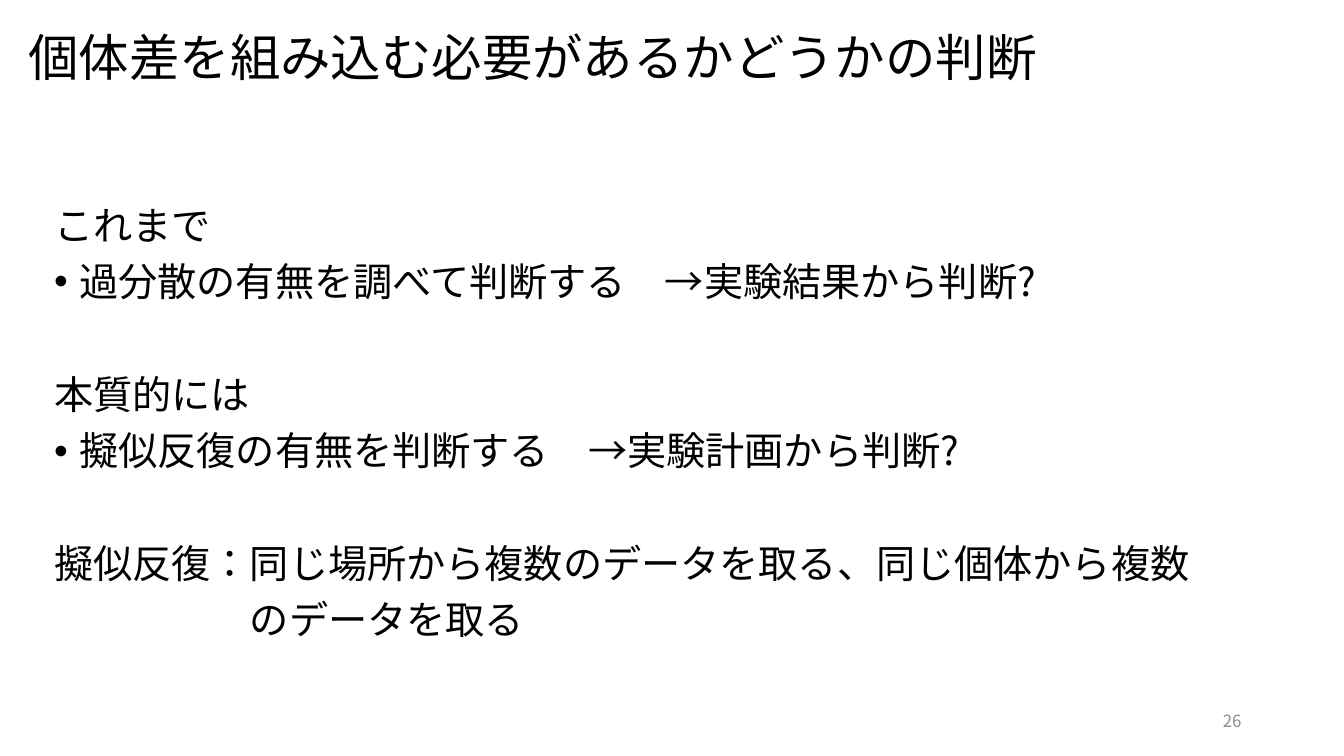
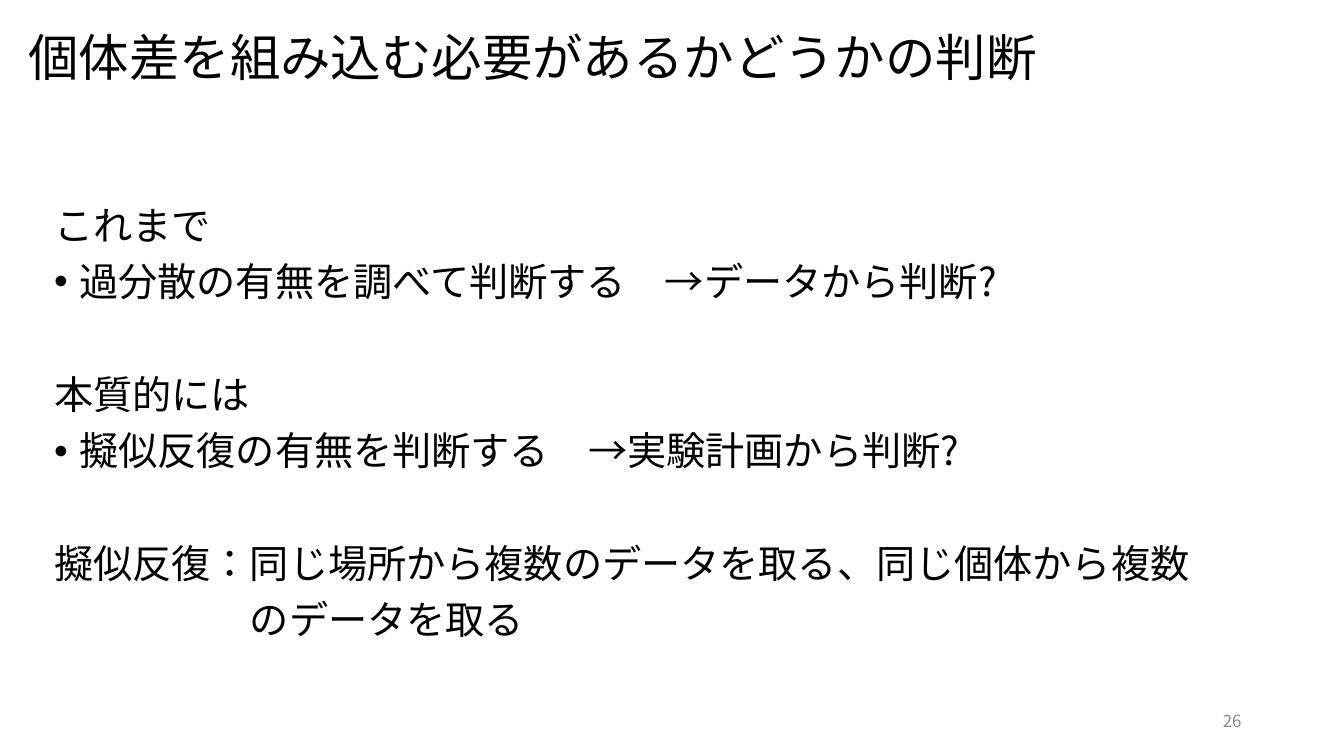
Before and after one commit to kikuchiken-waseda/StatsWorkshop, a slide deck: slide 26 of Chapter07/stats7.pptx. Drawn at 1344x756 pixels with LibreOffice and Linux fonts; fonts in the diff are those of the drawing. Boxes give left, top, right and bottom in pixels: in the first picture for what was removed or moved away, otherwise in the second. Text is boxed around its words. In the diff, an @@ line names an element or a change of style, - is before the commit and + after.

Commit message:
fixed

```diff
--- a/Chapter07/stats7.pptx
+++ b/Chapter07/stats7.pptx
@@ text at [79, 262, 997, 300]: text changed @@
-• 過分散の有無を調べて判断する →実験結果から判断?
+• 過分散の有無を調べて判断する →データから判断?
```
Also in this commit, not shown: 1 other slide changed, 3 slides added.
